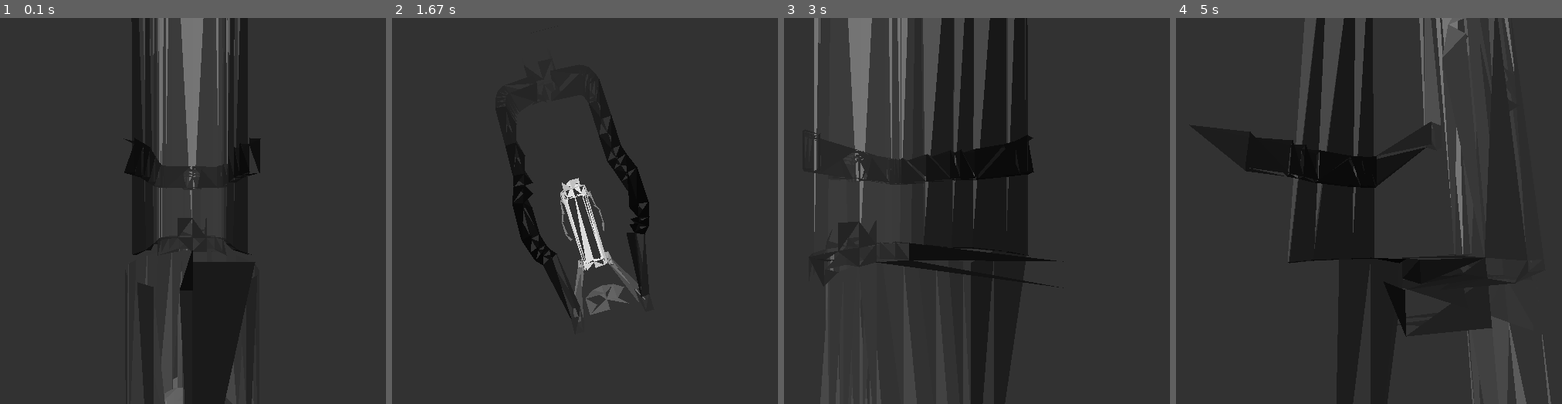
Above: before the commit, frames 1-4 (left to right).
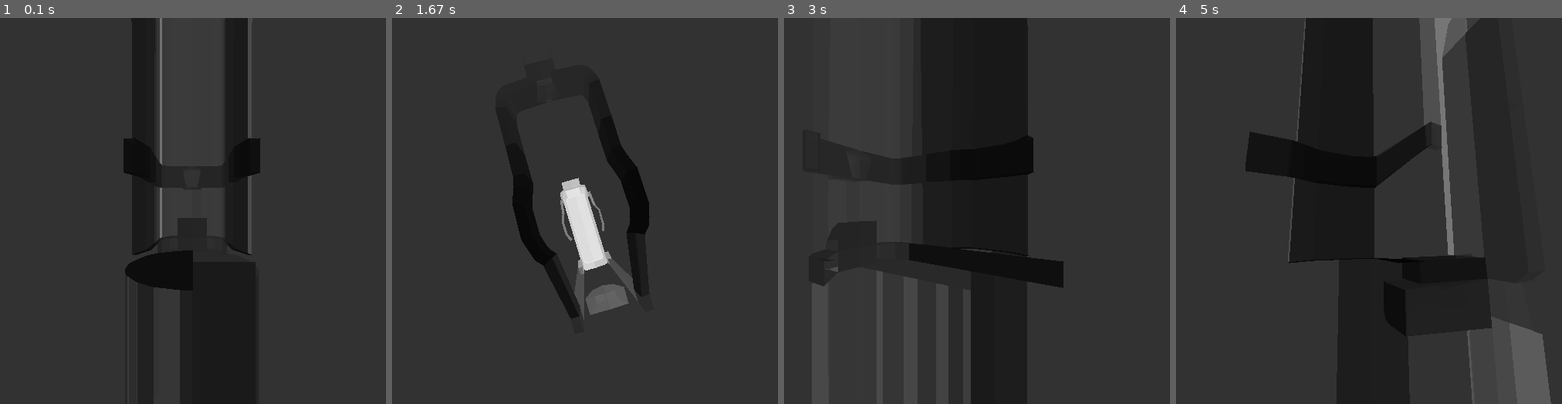
Above: after the commit, the same moments.

Repository: Cuchibambo/Main-Projects
Game: pygame game, started from python/3Dtimes2.py
Two runs of this game, one before a commit and one after it. Both use one fixed random seed, a clock stepped at 60 frames per second and the inputs below.
Inputs:
- Up to frame 1 (0.1 s): no input
- Up to frame 2 (1.67 s): hold Right 0.33-0.8 s; hold Up 0.83-1.3 s; hold Right from 1.33 s (still down)
- Up to frame 3 (3 s): release Right at 1.8 s; hold Left 1.83-2.37 s; hold Down 2.4-2.87 s; hold Left from 2.9 s (still down)
- Up to frame 4 (5 s): release Left at 3.37 s; hold Up 3.4-3.87 s; hold Right 3.9-4.53 s; hold Down from 4.57 s (still down)

The runs differ from the first frame. In frame 1, 4.5% of the frame differs, in the area x 32-68%, y 0-100%; in frame 2, 1.9%; in frame 3, 7.2%, in the area x 7-73%, y 0-70%; in frame 4, 6.3%.

Commit message:
YES its fixed

Diff:
--- a/python/3Dtimes2.py
+++ b/python/3Dtimes2.py
@@ -32,7 +32,6 @@
 
 for i in range(len(Faces)):
     Faces[i] = [Faces[i],0]
-
 
 for pos in PointsVertexPos:
     Points.append(Point(pos))
@@ -189,10 +188,15 @@
 
     for face in Faces:
         FaceColor = int(ChangeRange(face[1],Faces[-1][1],Faces[0][1],0,255))
+        if FaceColor > 255:
+            FaceColor = 255
+        elif FaceColor < 0:
+            FaceColor = 0
         try:
-            pygame.draw.polygon(Surface, (FaceColor,FaceColor,FaceColor), (PointsPos[face[0][0]-1],
-                                                     PointsPos[face[0][1]-1],
-                                                     PointsPos[face[0][2]-1]))
+            PointsToDraw = []
+            for i in range(len(face[0])):
+                PointsToDraw.append(PointsPos[face[0][i]-1])
+            pygame.draw.polygon(Surface, (FaceColor, FaceColor, FaceColor), tuple(PointsToDraw))
         except:
             pass
 
--- a/python/pythonOBJparser.py
+++ b/python/pythonOBJparser.py
@@ -18,5 +18,14 @@
             line = line[2:] # removes the 'f '
             line = line.strip('\n')
             line = line.split(' ')
-            Faces.append((int(line[0].split('/')[0]),int(line[1].split('/')[0]),int(line[2].split('/')[0])))
+            LineStriped = []
+            for vertex in line:
+                LineStriped.append(int(vertex.split(('/'))[0]))
+            Faces.append(tuple(LineStriped))
     return Faces
+
+if __name__ == '__main__':
+    Faces = GetFacesFromOBJ(r'3DModels\Suzanne.obj')
+    for face in Faces:
+        if len(face) > 4:
+            print(face)
